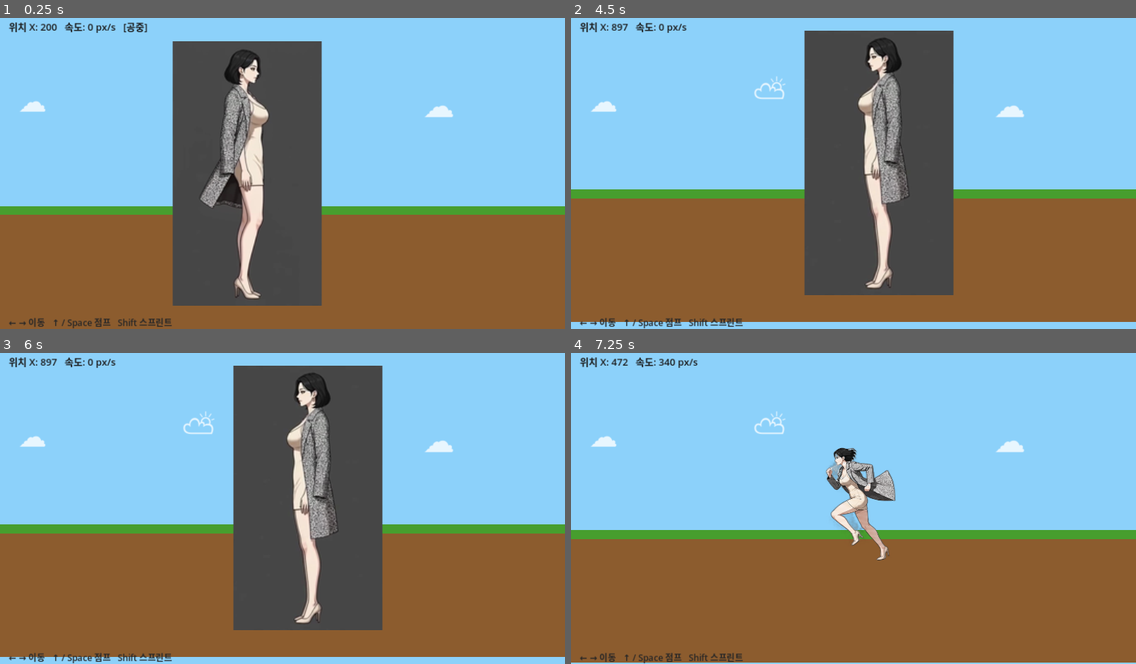
Above: before the commit, frames 1-4 (two rows, left to right).
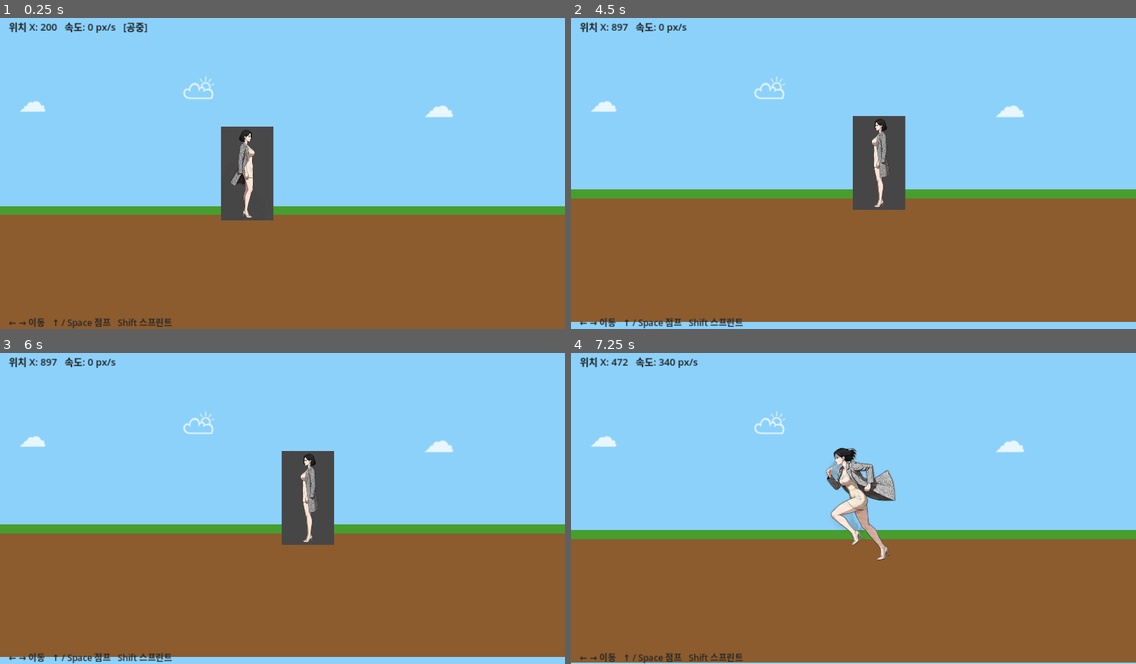
Above: after the commit, the same moments.

Repository: sean-park-funda/runner-game
Game: Godot game, scene res://scenes/Main.tscn
The game is run twice, just before and just after one commit, with the same random seed, the same clock (stepped at 60 frames per second) and the same inputs.
Inputs:
- Up to frame 1 (0.25 s): no input
- Up to frame 2 (4.5 s): tap Enter (ui_accept) at 0.5, 0.77, 1.52, 3.02, 3.77 s; hold Right (ui_right) 0.53-2.03 s; hold Left (ui_left) 2.03-2.78 s; hold Right (ui_right) 2.78-4.28 s; hold Left (ui_left) from 4.28 s (still down)
- Up to frame 3 (6 s): tap Enter (ui_accept) at 4.52 s; release Left (ui_left) at 5.03 s; hold Right (ui_right) 5.03-5.78 s; hold Left (ui_left) from 5.78 s (still down)
- Up to frame 4 (7.25 s): keep holding Left (ui_left); tap Enter (ui_accept) at 6.02, 6.77 s

The runs differ from the first frame. In frame 1, 22% of the frame differs, in the area x 30-57%, y 7-93%; in frame 2, 21%; in frame 3, 21%; in frame 4, nothing differs.

Commit message:
Fix idle scale — use same scale factor as run

Diff:
--- a/scripts/main.gd
+++ b/scripts/main.gd
@@ -131,10 +131,10 @@
 
 	anim_sprite.sprite_frames = frames
 
-	# 두 애니 모두 화면에서 동일한 높이(600px)로 보이도록 각각 스케일 계산
+	# run 기준 스케일로 통일 (run 프레임 높이 기준, idle도 동일 배율 적용)
 	var target_height := 600.0
-	scale_idle = Vector2(target_height / idle_fh, target_height / idle_fh)
-	scale_run  = Vector2(target_height / run_fh,  target_height / run_fh)
+	scale_run  = Vector2(target_height / run_fh, target_height / run_fh)
+	scale_idle = scale_run  # 같은 배율 → 프레임 내 캐릭터 크기가 자연스럽게 맞춰짐
 	anim_sprite.scale = scale_idle
 	anim_sprite.play("idle")
 
